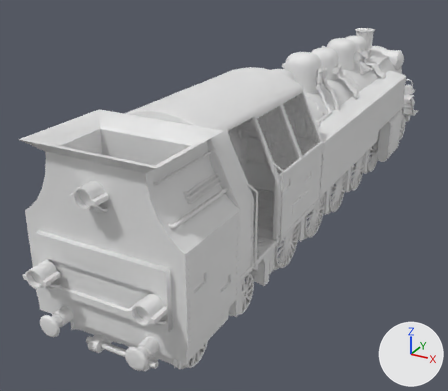
Two versions of the FBX model Locomotive/Assets/Objects/Locomotive/Locomotive.fbx, one commit apart.
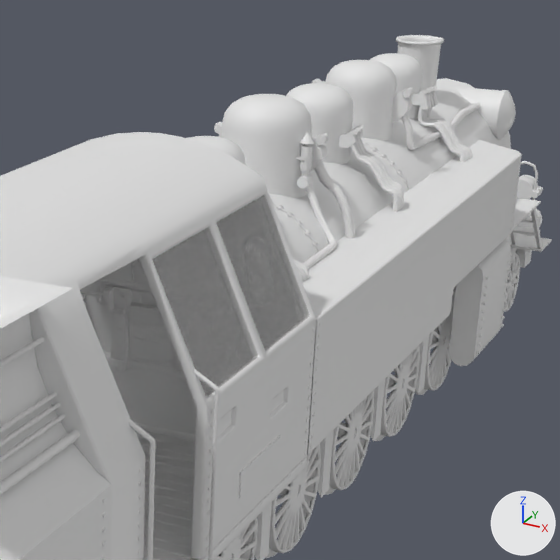
Each version appears first whole from a camera (50 mm lens) standing at (8.9, -18.5, 11.1) and looking at (-2.3, 1.9, 1.0), and next in a close-up on the part from 44% to 94% of the width and 4% to 62% of the height. Every picture has the same lights, and +X, +Y and +Z are marked at lower right. Where no turn or scale is listed for an object, it has been applied to the vertices. Vertices at the same position are counted once.

Objects in the first close-up: 'Cube.163', 'Dampflok', 'Rad.008', 'Rad.009', 'Rad.011', 'Rad.012', 'Rad.013'.
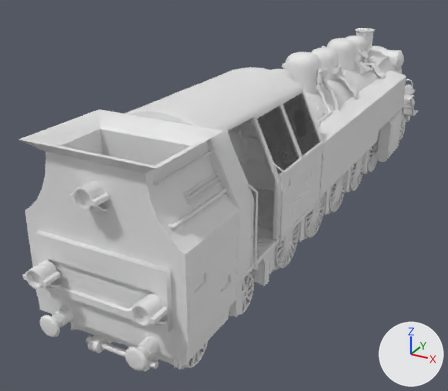
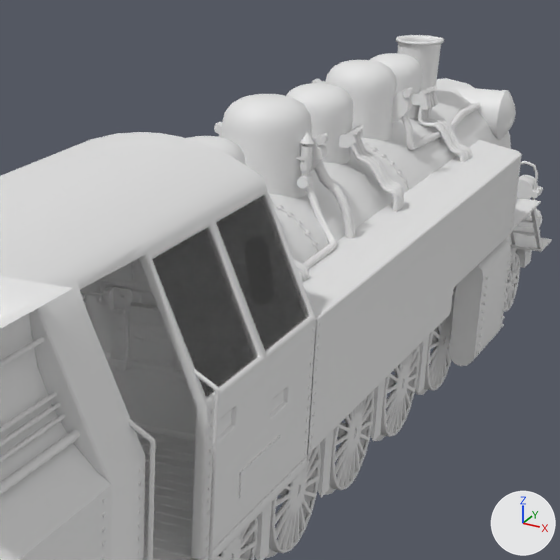
Where the change shows, as pixel boxes [x1, y1, x2, y2] in the close-ups (560 x 560 px):
part 1 of me_plane_043, cut back: before [0, 337, 80, 495]; after [0, 414, 65, 459]
part 2 of me_plane_043, added: after [421, 81, 437, 92]

The edits, one by one:
Material 'Glas' (mat_glas) changes colour from grey #aeaeae to dark grey #585858; in linear values from (0.423, 0.423, 0.423) to (0.0981, 0.0981, 0.0981).
me_plane_043 is used by ob_dampflok; location (0.0, 0.0, 0.0).
me_plane_043 had 31717 vertices, 26798 faces and spanned x -2.5..2.5, y -9.1..17.6, z 0.4..6.7.
me_plane_043 now has 31673 vertices, 26595 faces and spans x -2.5..2.5, y -9.1..17.6, z 0.4..6.7.
me_plane_043 part 1: 25 vertices moved within x -1.9..1.9, y -8.1..-7.2, z 4.9..5.9; 250 vertices removed from x -2.0..2.0, y -8.7..-5.7, z 1.9..6.5.
me_plane_043 part 2: 20 vertices added at x -0.4..0.4, y 11.6..12.4, z 5.2.
